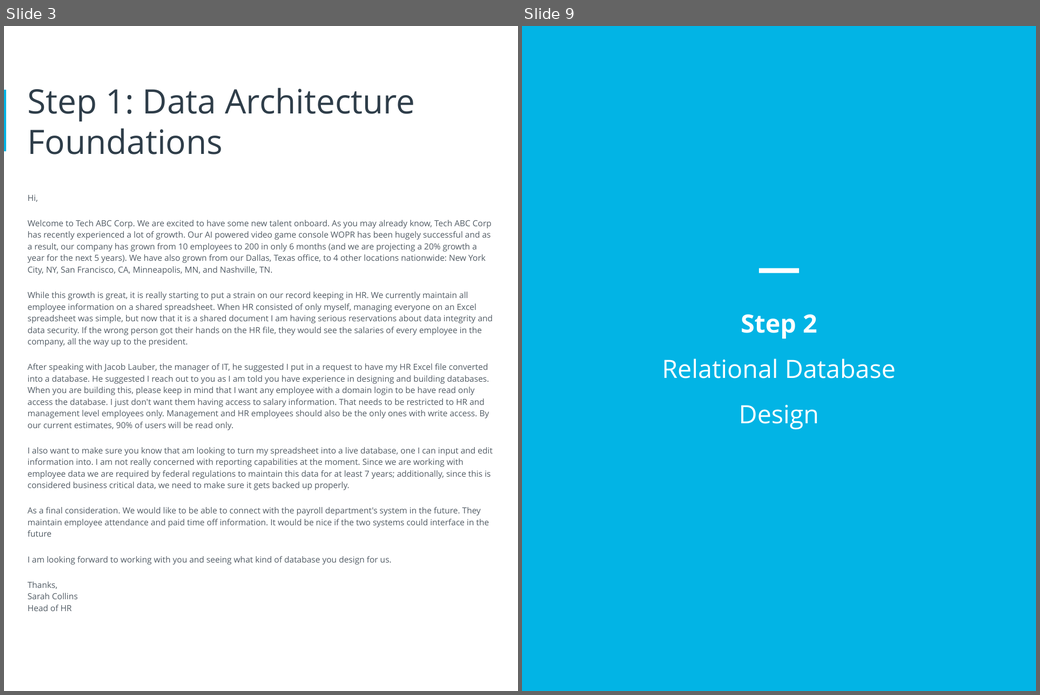
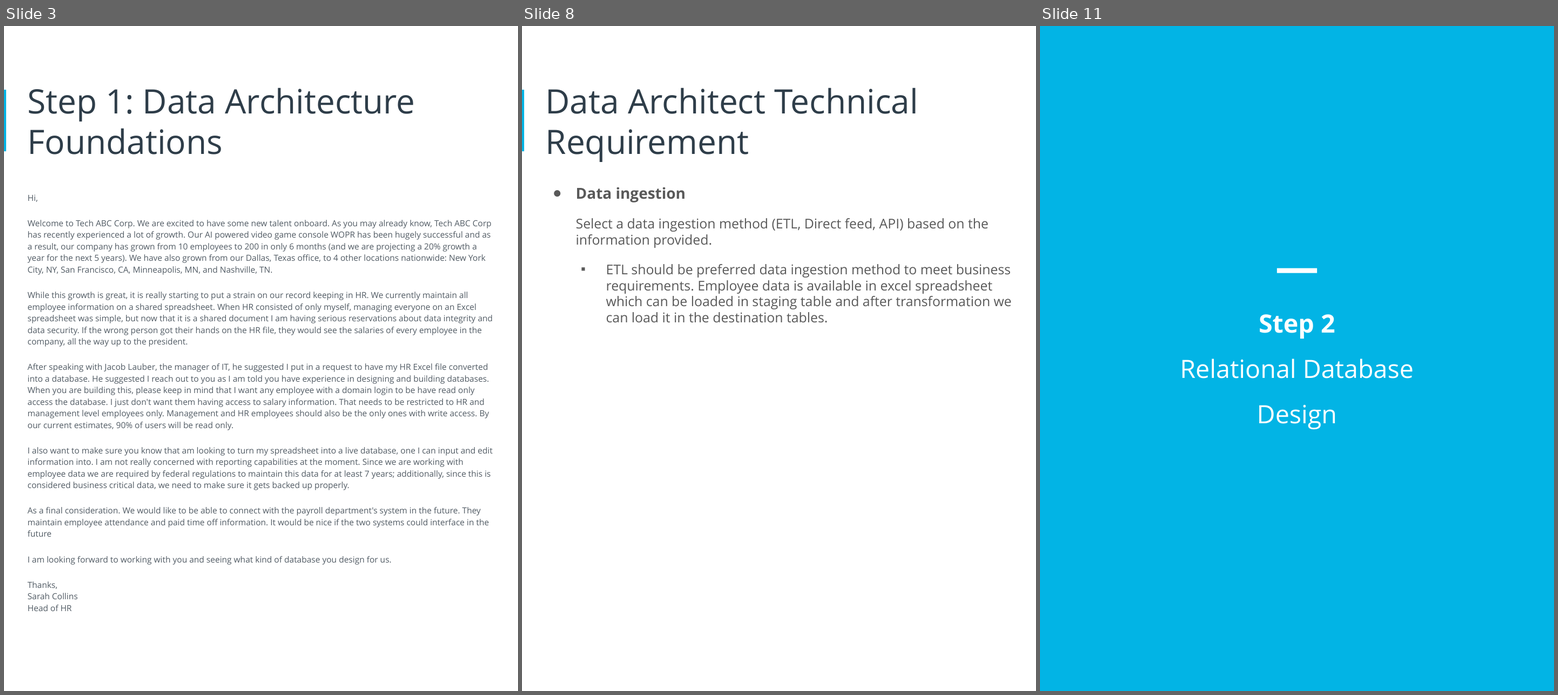
Before and after one commit to arpitsharma9/da-ud-design_hr_db, a slide deck: HR_Dataset_Assignment.pptx. Shown side by side, each under a label of ours: slides 3 and 9 before the commit, slides 3, 8 and 11 after it; the slides between them are not shown. The pictures are 1040x695 and 1558x695 pixels, drawn with LibreOffice and Linux fonts; fonts in the diff are those of the drawing. Boxes give left, top, right and bottom in pixels: in the first picture for what was removed or moved away, otherwise in the second. Text is boxed around its words. In the diff, an @@ line names an element or a change of style, - is before the commit and + after.

```diff
--- a/HR_Dataset_Assignment.pptx
+++ b/HR_Dataset_Assignment.pptx
@@ slide 8 added at bbox=[522, 26, 1036, 691], background #FFFFFF; not listed: 1 template element that a slide beside it also shows @@
@@ title added at bbox=[546, 88, 918, 162], 40 pt, text #2E3D49 @@
+Data Architect Technical Requirement
@@ text added at bbox=[576, 187, 1012, 323], 16 pt, text #595959 @@
+● Data ingestion
+Select a data ingestion method (ETL, Direct feed, API) based on the information provided.
+  ▪ ETL should be preferred data ingestion method to meet business requirements. Employee data is available in excel spreadsheet which can be loaded in staging table and after transformation we can load it in the destination tables.
@@ what was slide 9 is now slide 11 @@
```
Also in this commit, not shown: 6 slides changed, 1 other slide added.
